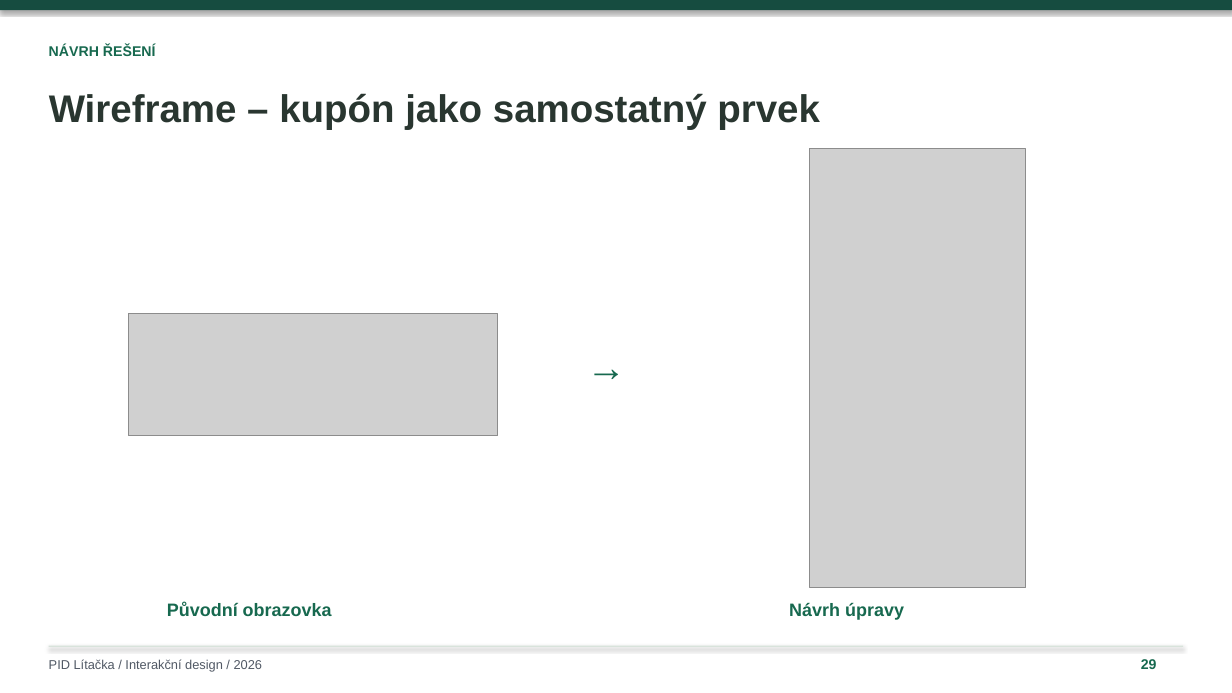
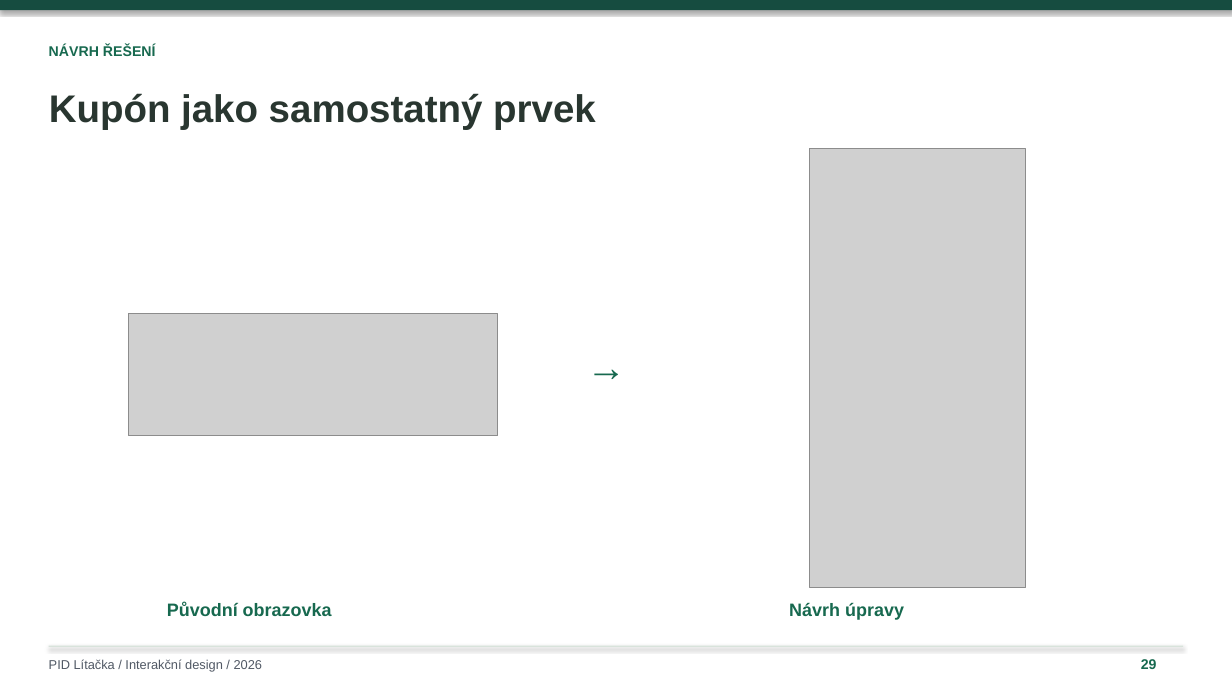
Before and after one commit to ShachPlay/ID_2026, a slide deck: slide 29 of PID-Litacka-Plichta-upravena.pptx. Drawn at 1232x693 pixels with LibreOffice and Linux fonts; fonts in the diff are those of the drawing; grey boxes stand for pictures. Boxes give left, top, right and bottom in pixels: in the first picture for what was removed or moved away, otherwise in the second. Text is boxed around its words. In the diff, an @@ line names an element or a change of style, - is before the commit and + after.

```diff
--- a/PID-Litacka-Plichta-upravena.pptx
+++ b/PID-Litacka-Plichta-upravena.pptx
@@ text at bbox=[49, 93, 596, 130]: text changed @@
-Wireframe – kupón jako samostatný prvek
+Kupón jako samostatný prvek
```
Also in this commit, not shown: 4 other slides changed.
